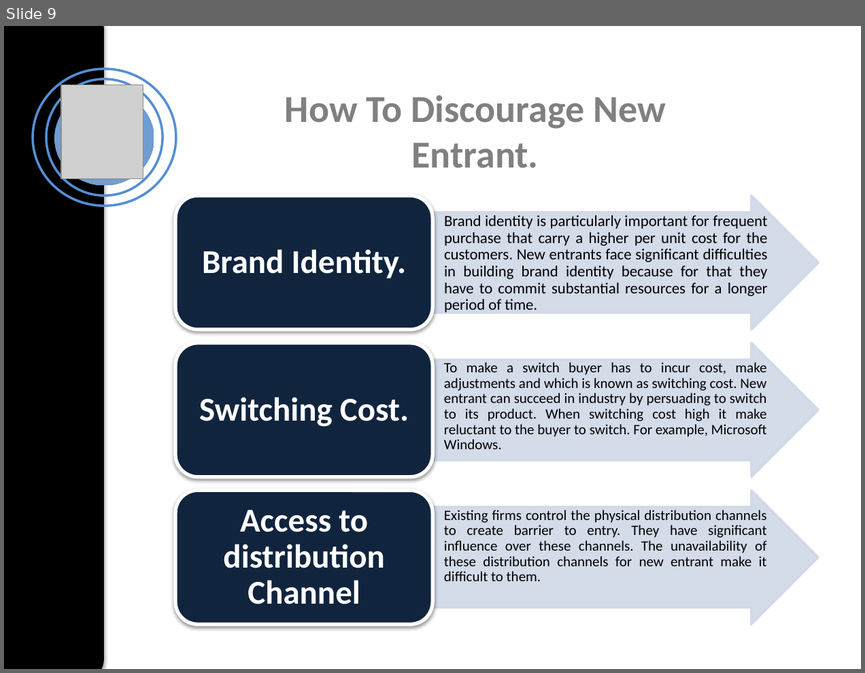
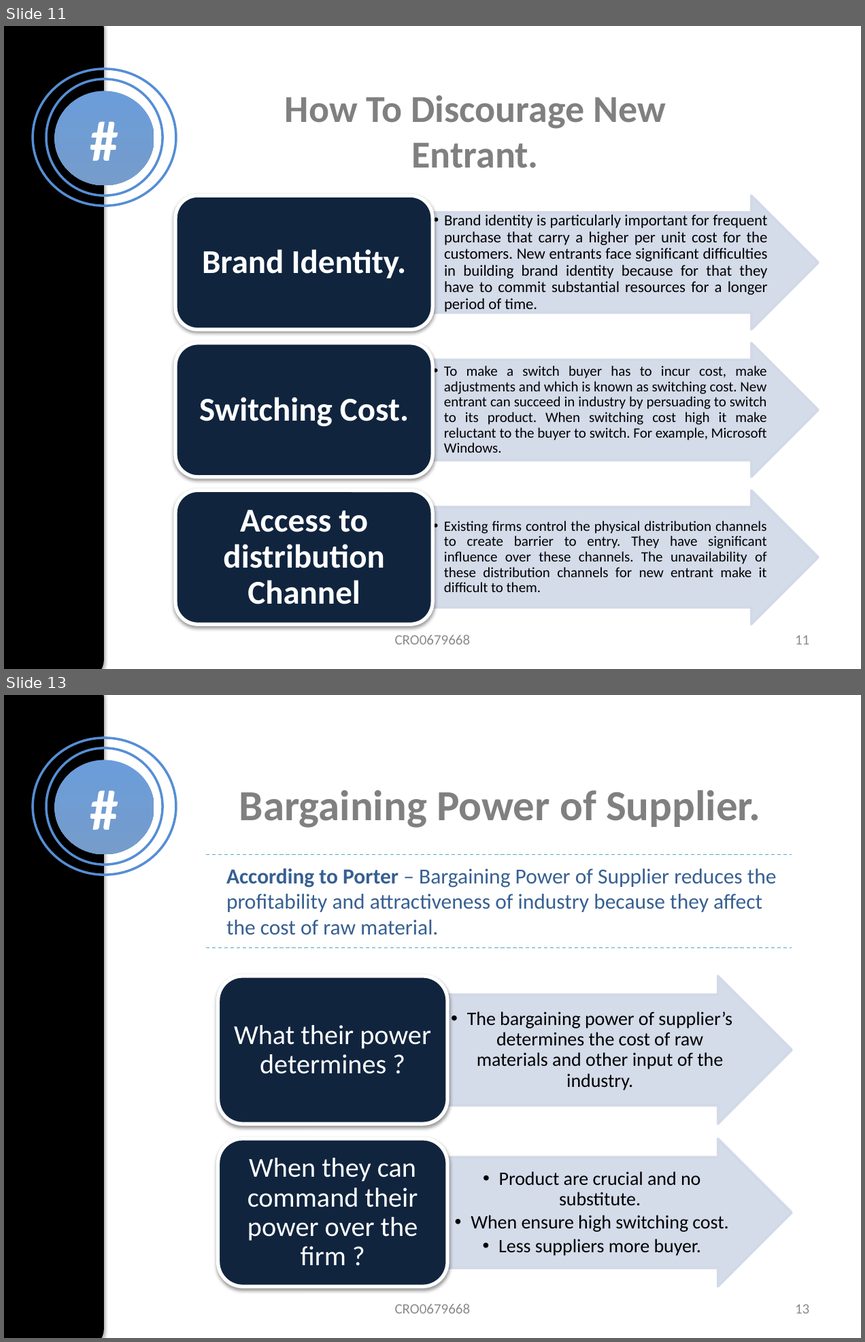
Before and after one commit to Akshaywebdev888/presentation, a slide deck: Five Forces of Competitive Ananlysis.pptx. Shown one above the other, each under a label of ours: slide 9 before the commit, slides 11 and 13 after it; the slides between them are not shown. The pictures are 865x673 and 865x1342 pixels, drawn with LibreOffice and Linux fonts; fonts in the diff are those of the drawing; grey boxes stand for pictures. Boxes give left, top, right and bottom in pixels: in the first picture for what was removed or moved away, otherwise in the second. Text is boxed around its words. In the diff, an @@ line names an element or a change of style, - is before the commit and + after.

```diff
--- a/Five Forces of Competitive Ananlysis.pptx
+++ b/Five Forces of Competitive Ananlysis.pptx
@@ slide 13 added at box(4, 695, 861, 1338), background #FFFFFF @@
@@ rounded rectangle added at box(4, 695, 103, 1338), fill #000000 @@
@@ ellipse added at box(33, 738, 175, 875), outline #558ED5 2 pt @@
@@ ellipse added at box(46, 748, 162, 864), outline #558ED5 2 pt @@
@@ ellipse added at box(54, 760, 154, 854), fill gradient #6B9DDA to #759CCB, 48 pt, text #FFFFFF, bold @@
+#
@@ text added at box(239, 790, 760, 828), 36 pt, text #808080, bold @@
+Bargaining Power of Supplier.
@@ line added from (206, 854) to (791, 854), #4BACC6 0.75 pt dashed @@
@@ text added at box(226, 868, 776, 935), 18 pt, text #376092 @@
+According to Porter – Bargaining Power of Supplier reduces the profitability and attractiveness of industry because they affect the cost of raw material.
@@ line added from (206, 948) to (791, 948), #4BACC6 0.75 pt dashed @@
@@ group added at box(218, 976, 792, 1285): 4 texts, 2 right arrows, 2 rounded rectangles @@
+  •• The bargaining power of supplier’s determines the cost of raw materials and other input of the industry.
+What their power determines ?
+  •• Product are crucial and no substitute.
+  •• When ensure high switching cost.
+  •• Less suppliers more buyer.
+When they can command their power over the firm ?
@@ text added at box(395, 1304, 470, 1313), 12 pt, text #8C8C8C @@
+CRO0679668
@@ page number added at box(795, 1304, 809, 1313), 12 pt, text #8C8C8C @@
+13
@@ what was slide 9 is now slide 11 @@
@@ slide 11 changed as well @@
@@ picture removed at box(61, 85, 143, 180) @@
@@ text in ellipse at box(54, 91, 154, 185): text added @@
+#
@@ bullet none to ••; vertical alignment top to middle in 3 elements at box(444, 214, 768, 312), box(444, 365, 767, 452), box(444, 520, 767, 592) @@
@@ text added at box(395, 635, 470, 644), 12 pt, text #8C8C8C @@
+CRO0679668
@@ page number added at box(795, 635, 809, 644), 12 pt, text #8C8C8C @@
+11
```
Also in this commit, not shown: 9 other slides changed, 8 other slides added, 13 other files.
